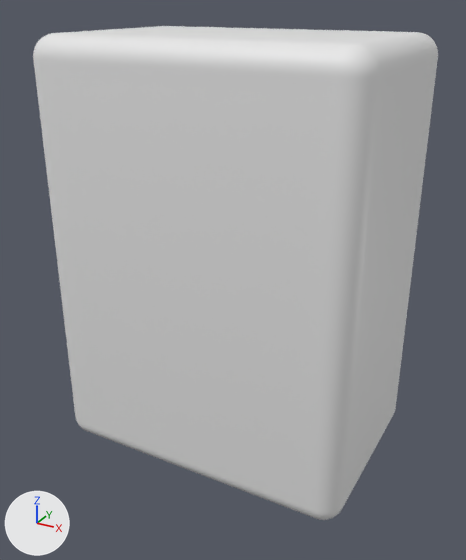
A saved change to the FBX model Assets/Models/Tile.fbx.
Camera for both pictures: a camera (50 mm lens) standing at (0.278, -0.514, 0.228) and looking at (0.001, -0.011, -0.023). Every picture has the same lights, and +X, +Y and +Z are marked at lower left. The picture after the commit comes second. Materials are left out; every surface is plain grey.

Names of what the first picture shows: 'Tile'.
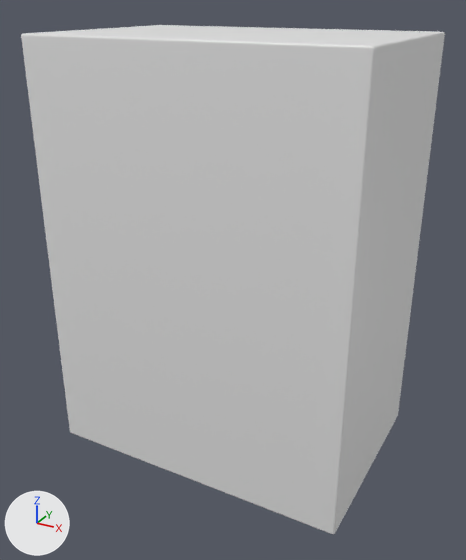
The change in detail:
me_cube_003 is used by ob_tile; location (0.0, 0.0, 0.0); scale (10.0, 10.0, 10.0).
me_cube_003 had 772 vertices, 770 faces and spanned x -0.015..0.015, y -0.01..0.01, z -0.02..0.02.
me_cube_003 now has 772 vertices, 770 faces and spans x -0.15..0.15, y -0.1..0.1, z -0.2..0.2.
me_cube_003 part 1: 772 of 772 vertices moved; they spanned x -0.015..0.015, y -0.01..0.01, z -0.02..0.02 and now span x -0.15..0.15, y -0.1..0.1, z -0.2..0.2; mean shift (0.0, -0.0028, 0.0).
Object 'Tile' (ob_tile) is rescaled from (10.0, 10.0, 10.0) to (1.0, 1.0, 1.0).

Where the change shows, as pixel boxes [x1, y1, x2, y2] in the pictures (466 x 560 px):
'Tile', reshaped, rescaled: before [33, 26, 438, 520]; after [21, 25, 445, 534]
